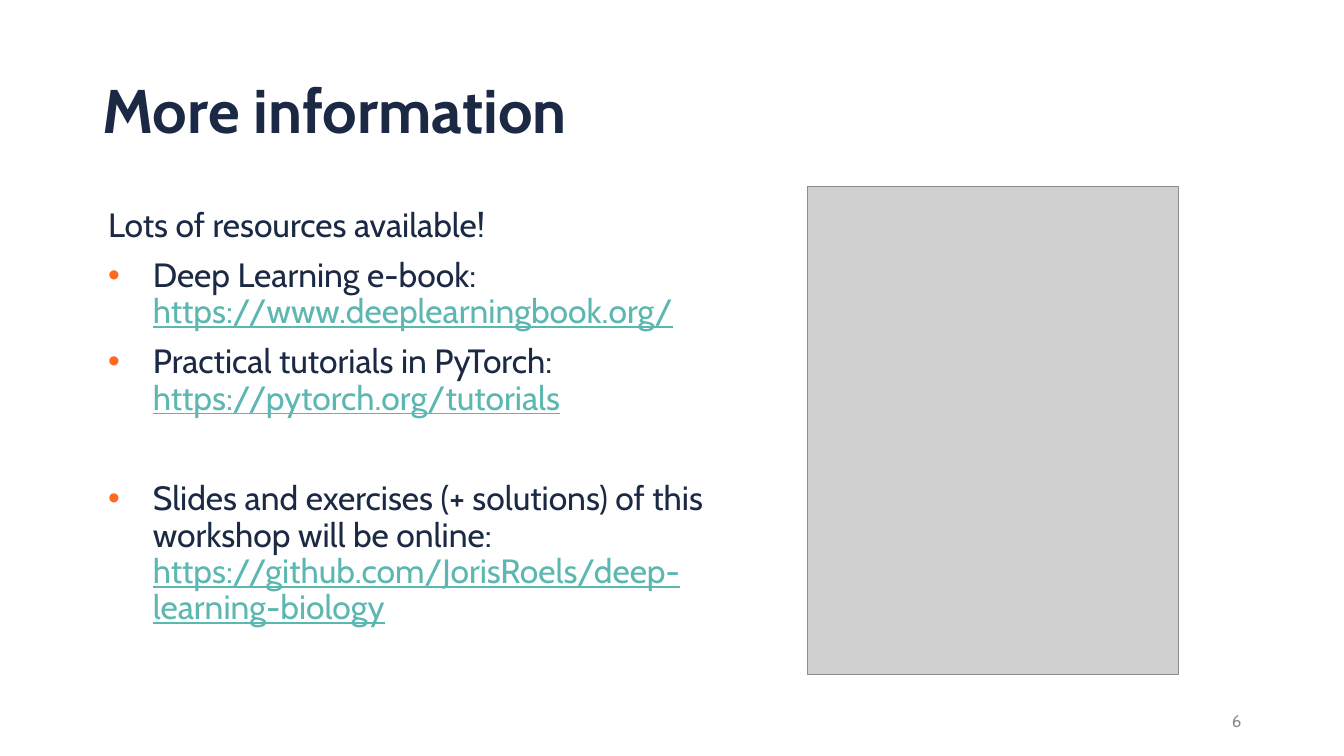
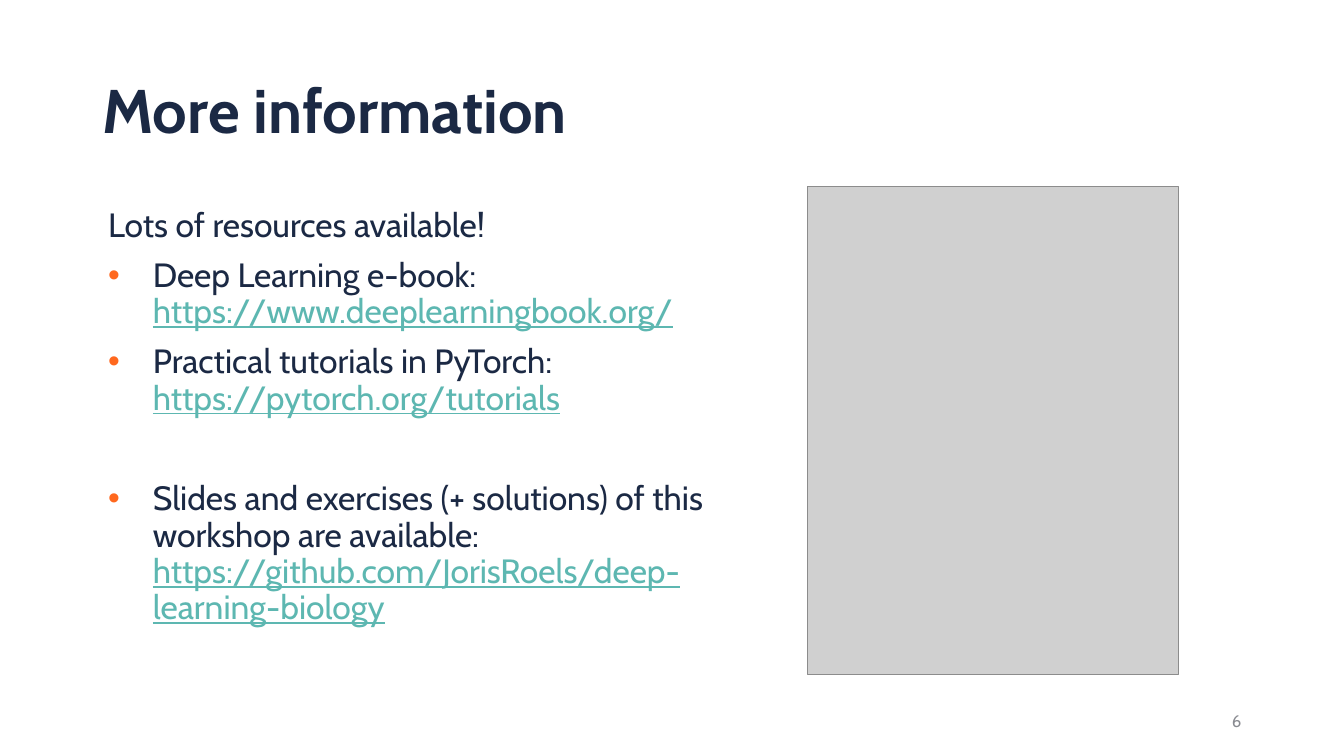
Before and after one commit to JorisRoels/deep-learning-biology, a slide deck: slide 6 of slides/dlb-5-conclusion.pptx. Drawn at 1344x756 pixels with LibreOffice and Linux fonts; fonts in the diff are those of the drawing; grey boxes stand for pictures. Boxes give left, top, right and bottom in pixels: in the first picture for what was removed or moved away, otherwise in the second. Text is boxed around its words. In the diff, an @@ line names an element or a change of style, - is before the commit and + after.

Commit message:
final tweaks

```diff
--- a/slides/dlb-5-conclusion.pptx
+++ b/slides/dlb-5-conclusion.pptx
@@ text at (x1=153, y1=484, x2=703, y2=627): text changed @@
-• Slides and exercises (+ solutions) of this workshop will be online: https://github.com/JorisRoels/deep-learning-biology
+• Slides and exercises (+ solutions) of this workshop are available: https://github.com/JorisRoels/deep-learning-biology
```
Also in this commit, not shown: 1 other slide changed.
